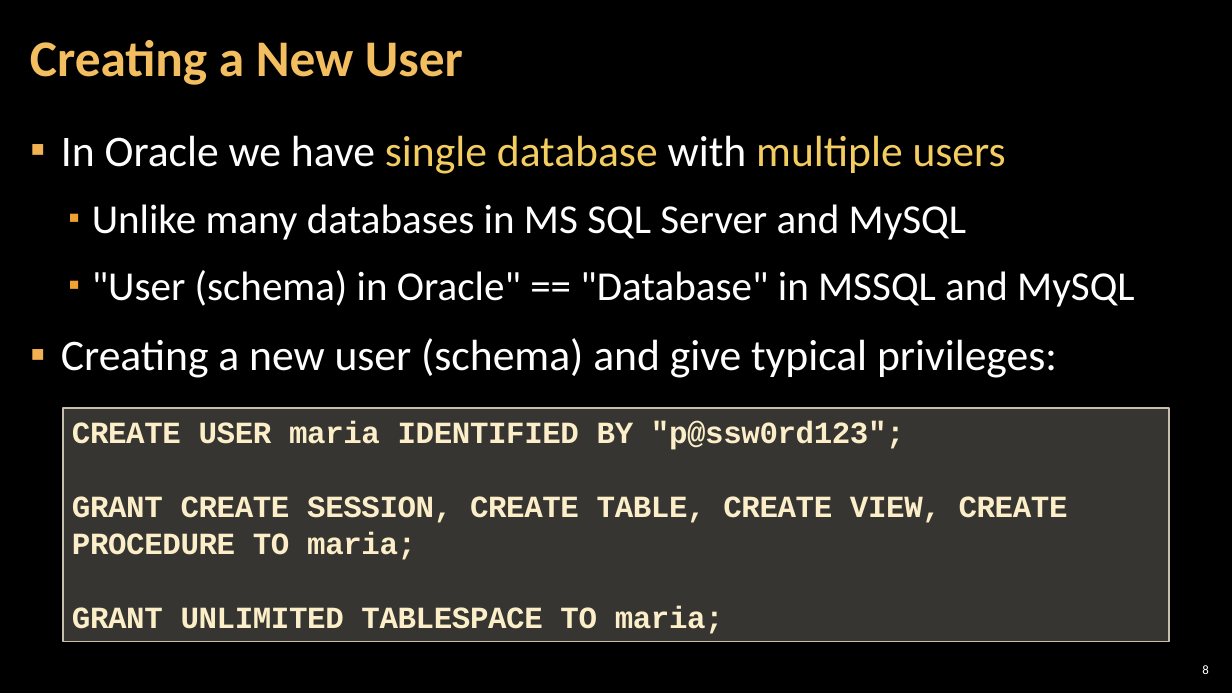
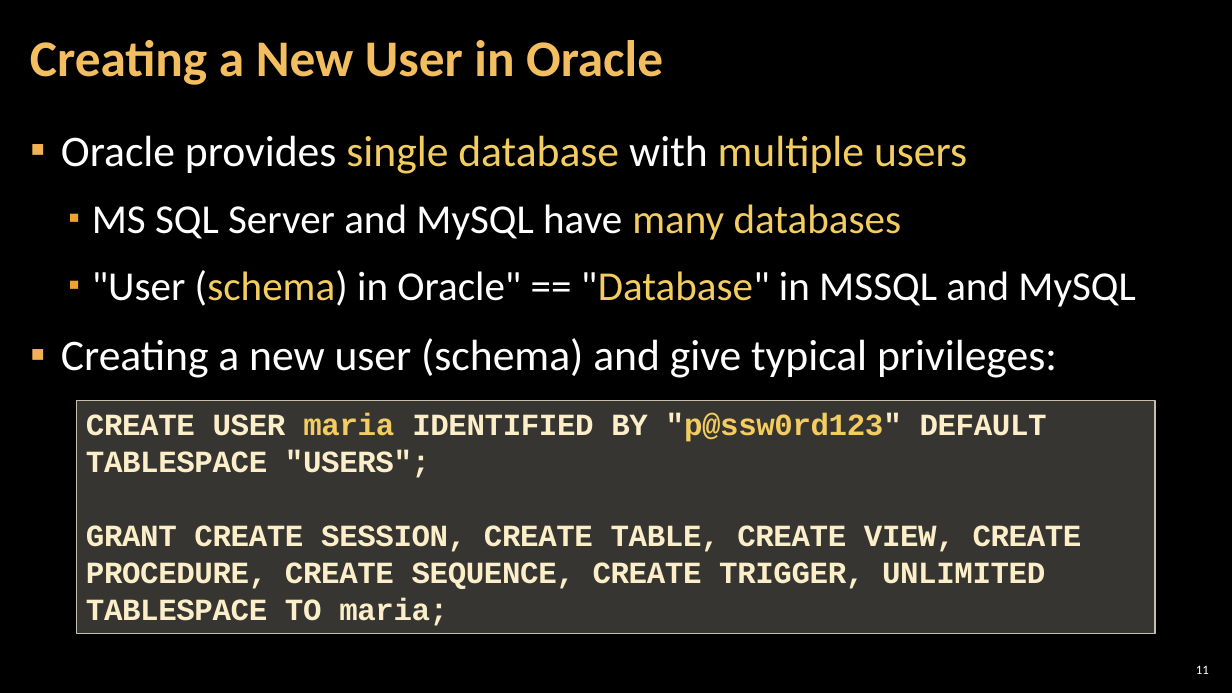
Before and after one commit to TeodorPenev/SoftUni, a slide deck: slide 11 of Advanced Level - Back-end/Databases/Presentation/2.3. Introduction-to-Oracle.pptx (slide 8 before the commit). Drawn at 1232x693 pixels with LibreOffice and Linux fonts; fonts in the diff are those of the drawing; background and template pictures are left out. Boxes give left, top, right and bottom in pixels: in the first picture for what was removed or moved away, otherwise in the second. Text is boxed around its words. In the diff, an @@ line names an element or a change of style, - is before the commit and + after.

```diff
--- a/Advanced Level - Back-end/Databases/Presentation/2.3. Introduction-to-Oracle.pptx
+++ b/Advanced Level - Back-end/Databases/Presentation/2.3. Introduction-to-Oracle.pptx
@@ title at (30, 40, 663, 85): text changed @@
-Creating a New User
+Creating a New User in Oracle
@@ text at (61, 135, 967, 240): text changed @@
-▪ In Oracle we have single database with multiple users
-  ▪ Unlike many databases in MS SQL Server and MySQL
+▪ Oracle provides single database with multiple users
+  ▪ MS SQL Server and MySQL have many databases
@@ text at (92, 270, 1135, 307): text colour #FFFFFF to #F3CD60 in "(schema) "Database"" @@
@@ rectangle "CREATE USER maria IDENTIFIED BY ...": place and size @@
-rectangle "CREATE USER maria IDENTIFIED BY ..." at (63, 409, 1169, 641)
+rectangle "CREATE USER maria IDENTIFIED BY ..." at (77, 400, 1155, 633)
@@ text in rectangle at (86, 413, 1082, 626): text changed @@
-CREATE USER maria IDENTIFIED BY "p@ssw0rd123";
-GRANT CREATE SESSION, CREATE TABLE, CREATE VIEW, CREATE PROCEDURE TO maria;
-GRANT UNLIMITED TABLESPACE TO maria;
+CREATE USER maria IDENTIFIED BY "p@ssw0rd123" DEFAULT TABLESPACE "USERS";
+GRANT CREATE SESSION, CREATE TABLE, CREATE VIEW, CREATE PROCEDURE, CREATE SEQUENCE, CREATE TRIGGER, UNLIMITED TABLESPACE TO maria;
@@ page number at (1196, 665, 1209, 674): text changed @@
-8
+11
```
Also in this commit, not shown: 9 other slides changed, 9 slides added, 28 other files.
